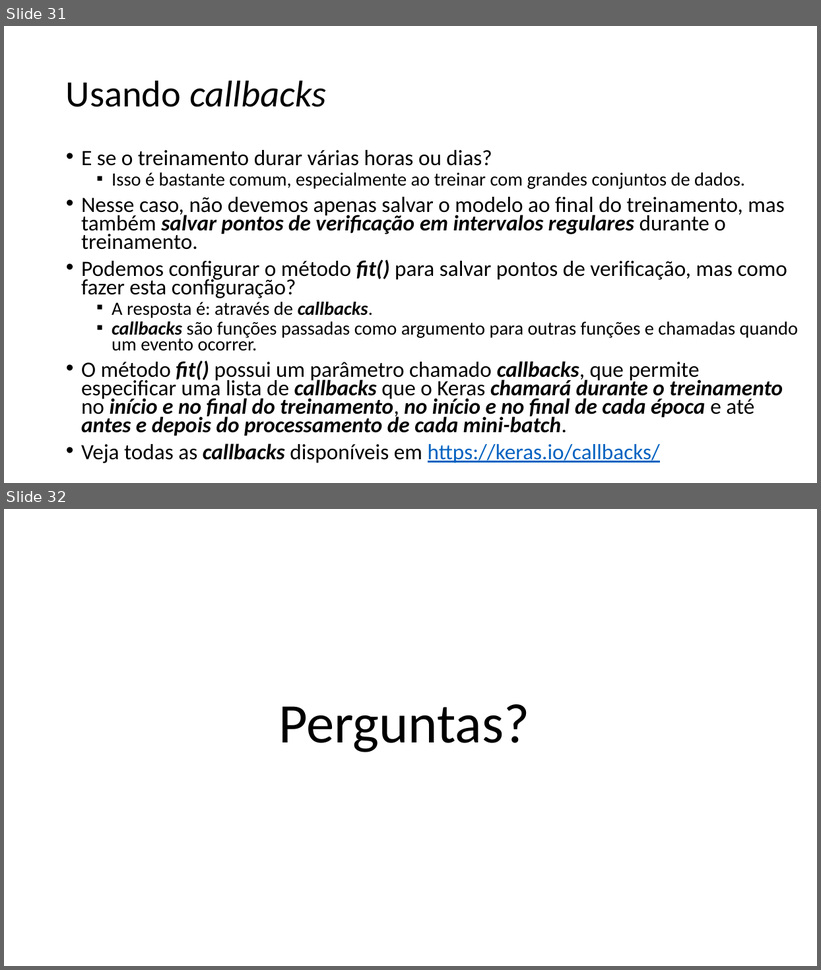
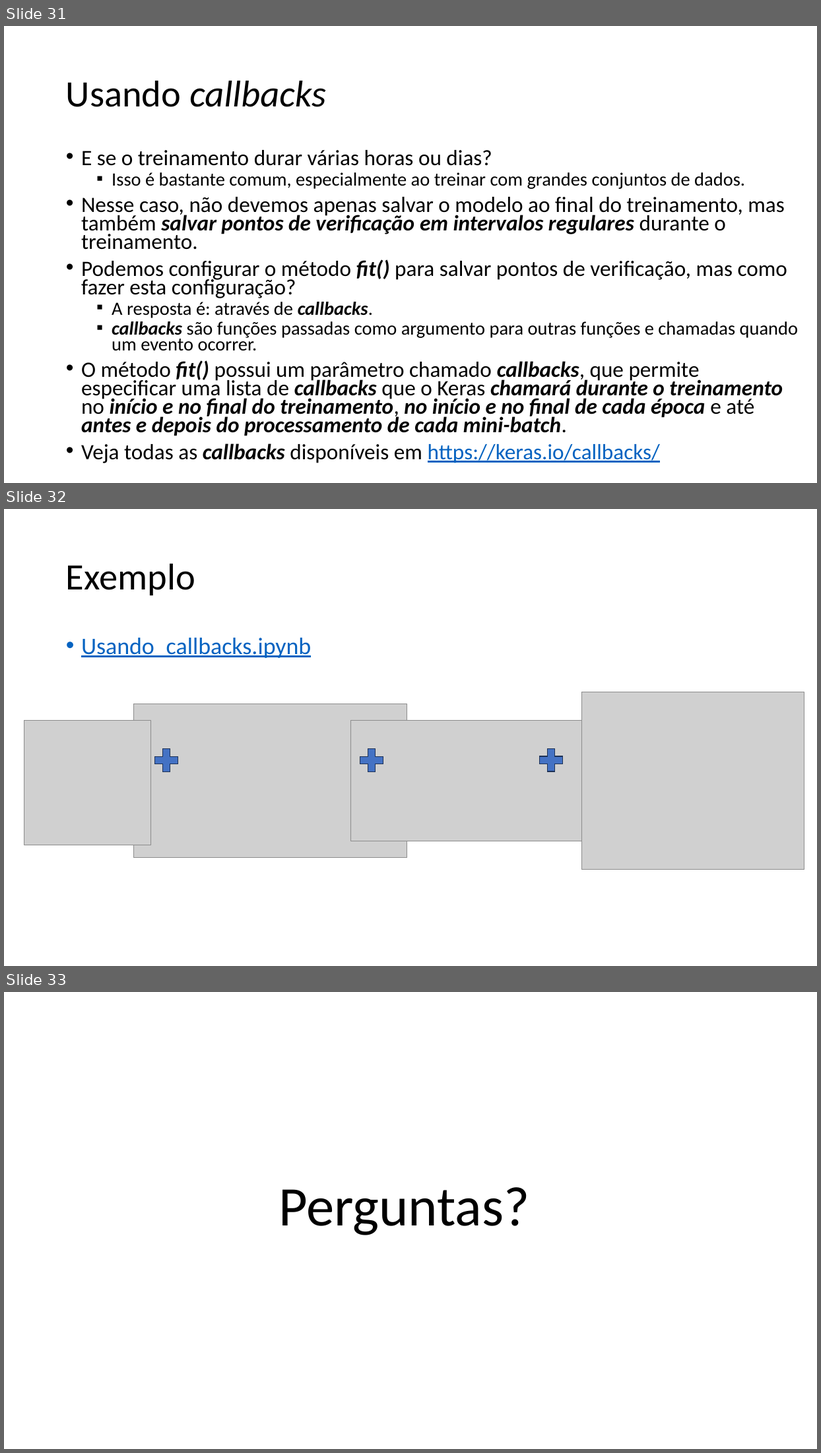
Before and after one commit to zz4fap/tp557-iot-ml, a slide deck: slides/TP557_7_Regressão_com_DNNs_parte_I.pptx. Shown one above the other, each under a label of ours: slides 31 and 32 before the commit, slides 31, 32 and 33 after it. The pictures are 821x970 and 821x1453 pixels, drawn with LibreOffice and Linux fonts; fonts in the diff are those of the drawing; grey boxes stand for pictures. Boxes give left, top, right and bottom in pixels: in the first picture for what was removed or moved away, otherwise in the second. Text is boxed around its words. In the diff, an @@ line names an element or a change of style, - is before the commit and + after.

Commit message:
update of slides

```diff
--- a/slides/TP557_7_Regressão_com_DNNs_parte_I.pptx
+++ b/slides/TP557_7_Regressão_com_DNNs_parte_I.pptx
@@ slide 32 added at [4, 509, 817, 966], background #FFFFFF @@
@@ title added at [66, 563, 195, 595], 44 pt, text #000000 @@
+Exemplo
@@ text added at [81, 638, 311, 658], 28 pt, text #0563C1, underline @@
+• Usando_callbacks.ipynb
@@ picture added at [133, 704, 407, 858] @@
@@ picture added at [582, 692, 805, 869] @@
@@ picture added at [24, 720, 151, 845] @@
@@ picture added at [351, 720, 582, 842] @@
@@ plus sign added at [151, 745, 182, 776], fill #4472C4, outline #1E3256 1 pt @@
@@ plus sign added at [356, 745, 387, 776], fill #4472C4, outline #1E3256 1 pt @@
@@ plus sign added at [535, 745, 566, 776], fill #4472C4, outline #1E3256 1 pt @@
@@ what was slide 32 is now slide 33 @@
```
Also in this commit, not shown: 2 other files.
